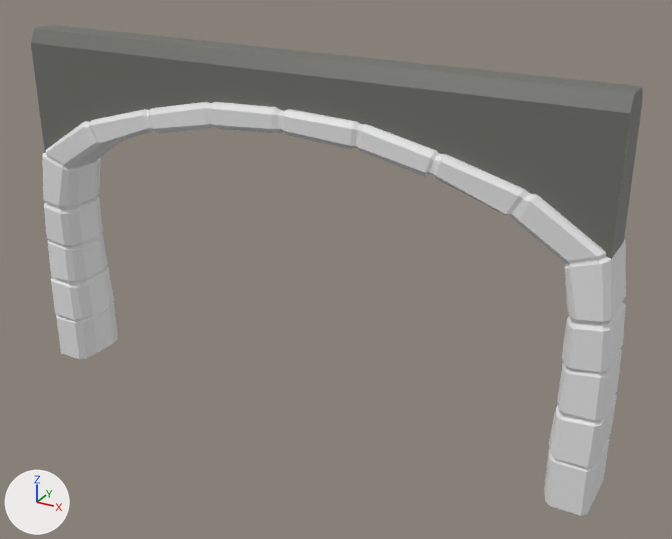
Before and after pictures for a commit that changed the FBX model Assets/Visuals/NewTiles/Models/Holefix_Double.fbx.
Before and after are seen from a 50 mm lens placed at (5.99, -4.11, 7.14), pointed at (0.51, 5.85, 2.16). The axes (+X, +Y, +Z) are drawn at lower left. The lights are the same throughout. The first picture is the older version. Where no turn or scale is listed for an object, it has been applied to the vertices.
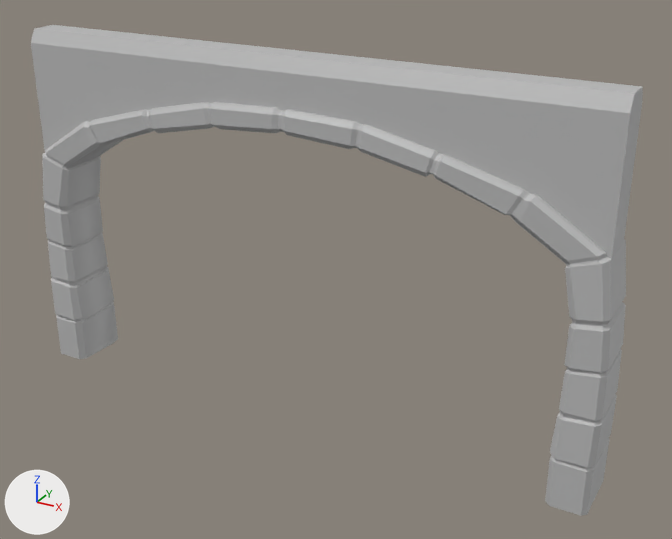
The edits, one by one:
Material 'lambert2' (mat_lambert2) is new.
Its base color is (0.5, 0.5, 0.5) (grey #bcbcbc).
Material 'lambert1' (mat_lambert1) is new.
Its base color is (0.5, 0.5, 0.5) (grey #bcbcbc).
me_mesh is used by ob_polysurface11; location (0.0, 5.72, 2.46).
me_mesh had 870 vertices, 866 faces and spanned x -4.27..4.27, y -0.45..0.45, z -2.53..2.53.
me_mesh no longer uses material mat_pasted__stone_wall1 (white #e7e7e7).
me_mesh now has 598 vertices, 594 faces and spans x -4.27..4.27, y -0.45..0.45, z -2.53..2.53.
Part 1, on me_mesh:
272 vertices are removed from x -4.27..4.27, y -0.24..0.24, z -2.53..1.91.
416 faces are deleted.
144 new faces join them, mat_lambert2 (grey #bcbcbc).
me_mesh part 2: 28 faces spanning x -4.13..4.13, y -0.29..0.27, z 0.7..2.53 switch from mat_pasted__stonewalls (picture img_lpd_texture_png) to mat_lambert1 (grey #bcbcbc).
me_mesh part 3: 207 faces spanning x -4.27..4.27, y -0.45..-0.31, z -2.53..1.91 switch from mat_stone_wall1 (white #e7e7e7) to mat_lambert2 (grey #bcbcbc).

Where the change shows, as pixel boxes (x1, y1, x2, y2) in the pictures (672 x 539 px):
part 1 of me_mesh, cut back
    both: (43, 102, 626, 514)
part 2 of me_mesh, recoloured (lighter)
    both: (31, 25, 643, 259)
part 3 of me_mesh, recoloured
    both: (42, 102, 611, 516)
